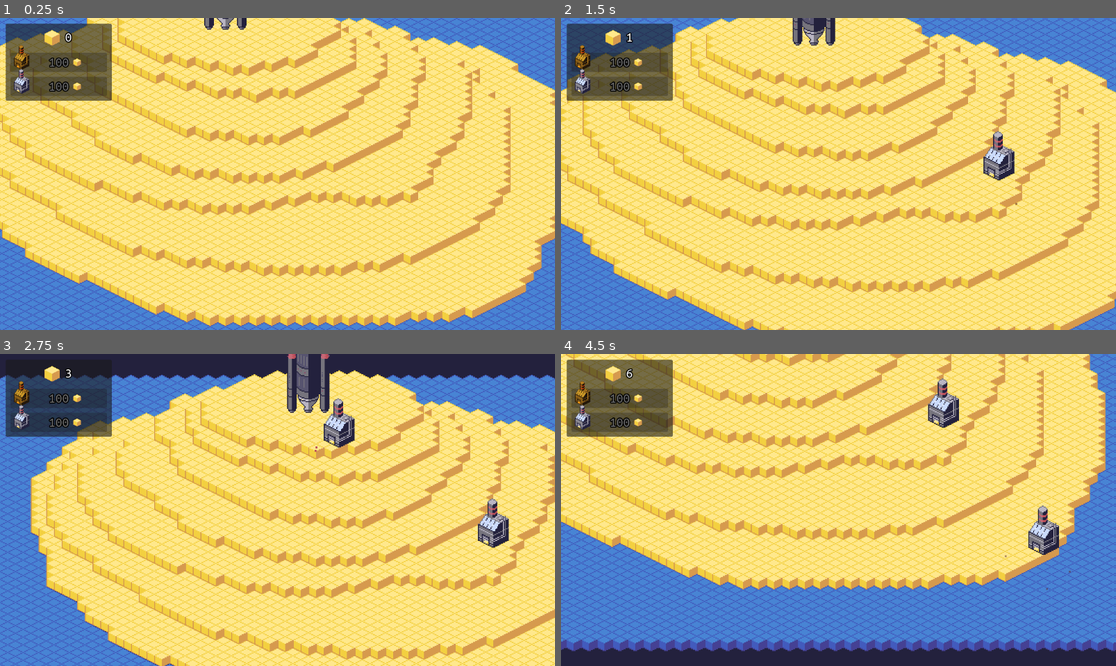
Above: before the commit, frames 1-4 (two rows, left to right).
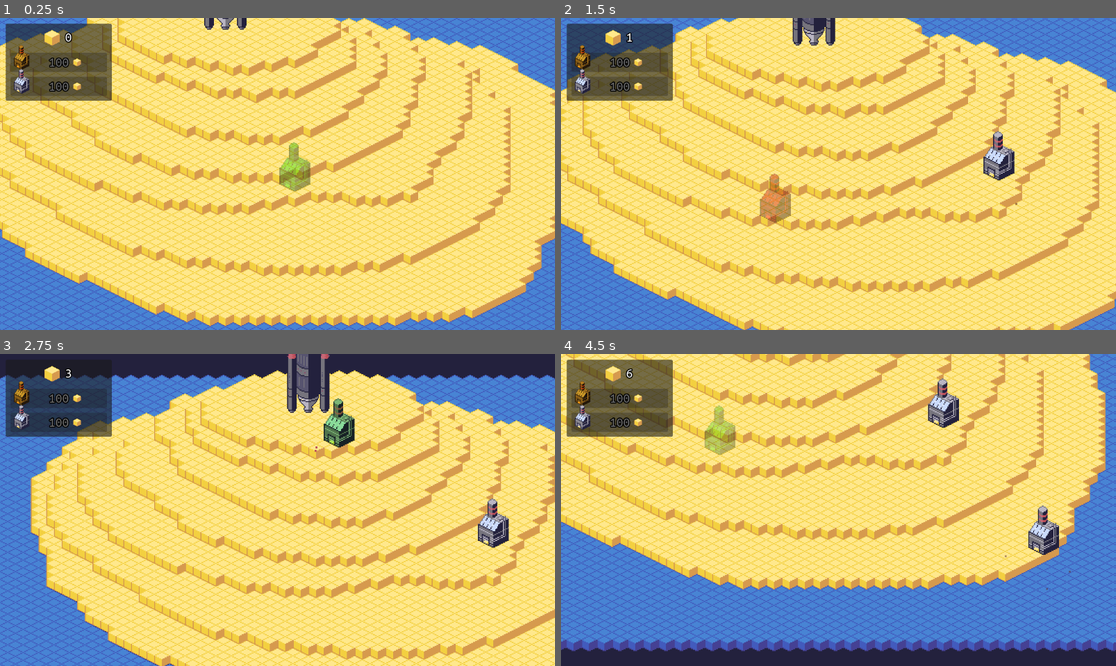
Above: after the commit, the same moments.

Repository: paul-maxime/rocket-of-sand
Game: Godot game, scene res://scenes/MainScene.tscn
Two runs of this game, one before a commit and one after it. Both use one fixed random seed, a clock stepped at 60 frames per second and the inputs below.
Inputs (mouse positions are in pixels of both pictures, inside the frame that each line leads up to):
- Up to frame 1 (0.25 s): no input
- Up to frame 2 (1.5 s): move the mouse to (960, 158) at 0.52 s; click (960, 158) at 0.67 s; drag from (727, 189) to (810, 236) at 1.27 s
- Up to frame 3 (2.75 s): move the mouse to (333, 441) at 2.02 s; click (333, 441) at 2.17 s
- Up to frame 4 (4.5 s): drag from (810, 572) to (672, 463) at 2.77 s; move the mouse to (1005, 556) at 3.52 s; click (1005, 556) at 3.67 s; drag from (672, 463) to (755, 432) at 4.27 s

The runs differ from the first frame. In frame 1, 0.6% of the frame differs, in the area x 50-56%, y 39-56%; in frame 2, 0.6%; in frame 3, 0.4%; in frame 4, 0.6%.

Commit message:
Add build preview

Diff:
--- /dev/null
+++ b/materials/BuildPreview.tres
@@ -0,0 +1,9 @@
+[gd_resource type="ShaderMaterial" load_steps=2 format=3 uid="uid://cibcewx1u1kvy"]
+
+[ext_resource type="Shader" uid="uid://7owftqndnnsp" path="res://shaders/BuildPreview.tres" id="1_fk8w3"]
+
+[resource]
+shader = ExtResource("1_fk8w3")
+shader_parameter/IsValid = true
+shader_parameter/Valid = Color(0.164706, 1, 0, 0.654902)
+shader_parameter/Invalid = Color(1, 0, 0, 0.627451)
--- a/materials/water.tres
+++ b/materials/Water.tres
@@ -1,6 +1,6 @@
 [gd_resource type="ShaderMaterial" load_steps=2 format=3 uid="uid://ckhhgojge2pjb"]
 
-[ext_resource type="Shader" uid="uid://dhfq56v0cy420" path="res://shaders/water.tres" id="1_h4b1n"]
+[ext_resource type="Shader" uid="uid://dhfq56v0cy420" path="res://shaders/Water.tres" id="1_h4b1n"]
 
 [resource]
 shader = ExtResource("1_h4b1n")
--- a/scenes/Building.tscn
+++ b/scenes/Building.tscn
@@ -1,7 +1,16 @@
-[gd_scene load_steps=2 format=3 uid="uid://83yyfufbq317"]
+[gd_scene load_steps=4 format=3 uid="uid://83yyfufbq317"]
 
 [ext_resource type="Script" path="res://scripts/Building.gd" id="1_t37nm"]
+[ext_resource type="Texture2D" uid="uid://b7ns77m4ueyg8" path="res://resources/factory.png" id="2_av3cq"]
+[ext_resource type="Material" uid="uid://cibcewx1u1kvy" path="res://materials/BuildPreview.tres" id="2_ldx1c"]
 
 [node name="Building" type="Node2D"]
 y_sort_enabled = true
 script = ExtResource("1_t37nm")
+
+[node name="BuildPreview" type="Sprite2D" parent="."]
+visible = false
+z_index = 1000
+material = ExtResource("2_ldx1c")
+position = Vector2(8, -24)
+texture = ExtResource("2_av3cq")
--- a/scenes/Island.tscn
+++ b/scenes/Island.tscn
@@ -1,6 +1,6 @@
 [gd_scene load_steps=6 format=3 uid="uid://twwxhanjo1e0"]
 
-[ext_resource type="Material" uid="uid://ckhhgojge2pjb" path="res://materials/water.tres" id="1_8qors"]
+[ext_resource type="Material" uid="uid://ckhhgojge2pjb" path="res://materials/Water.tres" id="1_1nyjh"]
 [ext_resource type="Texture2D" uid="uid://bxeq6n0odpdc6" path="res://resources/Tileset.png" id="2_ro0ue"]
 [ext_resource type="Script" path="res://scripts/Water.gd" id="3_skh8d"]
 
@@ -12,17 +12,17 @@
 0:0/0/terrain = 0
 1:0/0 = 0
 1:0/0/texture_origin = Vector2i(0, 4)
-1:0/0/material = ExtResource("1_8qors")
+1:0/0/material = ExtResource("1_1nyjh")
 1:0/0/terrain_set = 0
 1:0/0/terrain = 1
 2:0/0 = 0
 2:0/0/texture_origin = Vector2i(0, 4)
-2:0/0/material = ExtResource("1_8qors")
+2:0/0/material = ExtResource("1_1nyjh")
 2:0/0/terrain_set = 0
 2:0/0/terrain = 1
 3:0/0 = 0
 3:0/0/texture_origin = Vector2i(0, 4)
-3:0/0/material = ExtResource("1_8qors")
+3:0/0/material = ExtResource("1_1nyjh")
 3:0/0/terrain_set = 0
 3:0/0/terrain = 1
 0:1/0 = 0
@@ -33,6 +33,7 @@
 4:3/0 = 0
 4:3/0/texture_origin = Vector2i(-8, 0)
 4:0/size_in_atlas = Vector2i(2, 3)
+4:0/next_alternative_id = 2
 4:0/0 = 0
 4:0/0/texture_origin = Vector2i(8, 32)
 
--- a/scripts/BuildingManager.gd
+++ b/scripts/BuildingManager.gd
@@ -3,8 +3,18 @@
 @onready var tile_map: TileMap = $'../../Island'
 @export var building_prefab: PackedScene
 
+var preview
+
 func _ready():
-	$'../EventManager'.block_clicked.connect(place_building)
+	var event_manager = $'../EventManager'
+	event_manager.block_clicked.connect(place_building)
+	preview = building_prefab.instantiate()
+	preview.coordinates = []
+	preview.layer = 0
+	preview.island = tile_map
+	preview.get_child(0).visible = true
+	add_child(preview)
+	event_manager.block_hovered.connect(move_preview)
 
 func check_free_space(layer, coordinate):
 	var cell = tile_map.get_cell_tile_data(layer, coordinate)
@@ -17,27 +27,39 @@
 					return false
 	return true
 
+func get_valid_coordinates(block_type, layer, coordinate, wall_click):
+	if (wall_click || block_type != 0):
+		return []
+	for ground_coord in [coordinate, coordinate + Vector2i(1, 0), coordinate + Vector2i(abs(coordinate.y % 2), 1), coordinate + Vector2i(abs(coordinate.y % 2), -1)]:
+		var ground_cell = tile_map.get_cell_tile_data(layer, ground_coord)
+		if (ground_cell == null || ground_cell.terrain != 0):
+			return []
+	var building_coordinates = [coordinate + Vector2i(0, -2), coordinate + Vector2i(1, -2), coordinate + Vector2i(abs(coordinate.y % 2), -1), coordinate + Vector2i(abs(coordinate.y % 2), -3)]
+	for b_coord in building_coordinates:
+		if (!check_free_space(layer + 1, b_coord)):
+			return []
+	return building_coordinates
+
 func place_building(block_type, layer, coordinate, screen_coordinate, wall_click):
-	if (!wall_click && block_type == 0):
-		for ground_coord in [coordinate, coordinate + Vector2i(1, 0), coordinate + Vector2i(abs(coordinate.y % 2), 1), coordinate + Vector2i(abs(coordinate.y % 2), -1)]:
-			var ground_cell = tile_map.get_cell_tile_data(layer, ground_coord)
-			if (ground_cell == null || ground_cell.terrain != 0):
-				print('Still No.')
-				return
-		var building_coordinates = [coordinate + Vector2i(0, -2), coordinate + Vector2i(1, -2), coordinate + Vector2i(abs(coordinate.y % 2), -1), coordinate + Vector2i(abs(coordinate.y % 2), -3)]
-		for b_coord in building_coordinates:
-			if (!check_free_space(layer + 1, b_coord)):
-				print('Don\'t insist.')
-				return
-		var new_building: Building = building_prefab.instantiate()
-		new_building.coordinates = building_coordinates
-		new_building.layer = layer + 1
-		new_building.island = tile_map
-		new_building.z_index = tile_map.get_layer_z_index(layer + 1)
-		new_building.position = tile_map.map_to_local(building_coordinates[0])
-		add_child(new_building)
-		tile_map.set_cell(layer + 1, building_coordinates[0], 1, Vector2i(4, 3))
-		# Spawn top part. Don't ask questions.
-		tile_map.set_cell(tile_map.get_layers_count() - 1, building_coordinates[1], 1, Vector2i(4, 0))
+	var building_coordinates = get_valid_coordinates(block_type, layer, coordinate, wall_click)
+	if (building_coordinates == []):
+		return
+	var new_building: Building = building_prefab.instantiate()
+	new_building.coordinates = building_coordinates
+	new_building.layer = layer + 1
+	new_building.island = tile_map
+	new_building.z_index = tile_map.get_layer_z_index(layer + 1)
+	new_building.position = tile_map.map_to_local(building_coordinates[0])
+	add_child(new_building)
+	tile_map.set_cell(layer + 1, building_coordinates[0], 1, Vector2i(4, 3))
+	# Spawn top part. Don't ask questions.
+	tile_map.set_cell(tile_map.get_layers_count() - 1, building_coordinates[1], 1, Vector2i(4, 0))
+
+func move_preview(block_type, layer, coordinate, screen_coordinate, on_wall):
+	var building_coordinates = get_valid_coordinates(block_type, layer, coordinate, on_wall)
+	if (building_coordinates != []):
+		preview.get_child(0).material.set_shader_parameter('IsValid', true)
+		preview.position = tile_map.map_to_local(building_coordinates[0])
 	else:
-		print('No.')
+		preview.get_child(0).material.set_shader_parameter('IsValid', false)
+		preview.position = (get_global_mouse_position() if on_wall else tile_map.map_to_local(coordinate + Vector2i(0, -2)))
--- /dev/null
+++ b/shaders/BuildPreview.tres
@@ -0,0 +1,164 @@
+[gd_resource type="VisualShader" load_steps=14 format=3 uid="uid://7owftqndnnsp"]
+
+[sub_resource type="VisualShaderNodeFloatFunc" id="VisualShaderNodeFloatFunc_f6d42"]
+function = 0
+
+[sub_resource type="VisualShaderNodeFloatOp" id="VisualShaderNodeFloatOp_kmr5m"]
+operator = 2
+
+[sub_resource type="VisualShaderNodeFloatParameter" id="VisualShaderNodeFloatParameter_8tbjq"]
+parameter_name = "Speed"
+default_value_enabled = true
+default_value = 5.0
+
+[sub_resource type="VisualShaderNodeRemap" id="VisualShaderNodeRemap_yvynb"]
+default_input_values = [1, -1.0, 2, 1.0, 3, 0.4, 4, 0.6]
+
+[sub_resource type="VisualShaderNodeFloatOp" id="VisualShaderNodeFloatOp_pc2g7"]
+operator = 2
+
+[sub_resource type="VisualShaderNodeColorParameter" id="VisualShaderNodeColorParameter_6dcvg"]
+parameter_name = "Valid"
+
+[sub_resource type="VisualShaderNodeColorParameter" id="VisualShaderNodeColorParameter_ykljw"]
+parameter_name = "Invalid"
+
+[sub_resource type="VisualShaderNodeBooleanParameter" id="VisualShaderNodeBooleanParameter_xgtx3"]
+parameter_name = "IsValid"
+default_value_enabled = true
+default_value = true
+
+[sub_resource type="VisualShaderNodeInput" id="VisualShaderNodeInput_gac6t"]
+input_name = "color"
+
+[sub_resource type="VisualShaderNodeSwitch" id="VisualShaderNodeSwitch_4bldw"]
+default_input_values = [0, false, 1, Quaternion(1, 1, 1, 1), 2, Quaternion(0, 0, 0, 0)]
+op_type = 5
+
+[sub_resource type="VisualShaderNodeVectorOp" id="VisualShaderNodeVectorOp_mmk03"]
+default_input_values = [0, Quaternion(0, 0, 0, 0), 1, Quaternion(0, 0, 0, 0)]
+op_type = 2
+operator = 2
+
+[sub_resource type="VisualShaderNodeVectorDecompose" id="VisualShaderNodeVectorDecompose_kwhew"]
+default_input_values = [0, Quaternion(0, 0, 0, 0)]
+op_type = 2
+
+[sub_resource type="VisualShaderNodeInput" id="VisualShaderNodeInput_4f5b1"]
+input_name = "time"
+
+[resource]
+code = "shader_type canvas_item;
+render_mode blend_mix;
+
+uniform bool IsValid = true;
+uniform vec4 Valid : source_color;
+uniform vec4 Invalid : source_color;
+uniform float Speed = 5;
+
+
+
+void fragment() {
+// Input:5
+	vec4 n_out5p0 = COLOR;
+
+
+// BooleanParameter:4
+	bool n_out4p0 = IsValid;
+
+
+// ColorParameter:2
+	vec4 n_out2p0 = Valid;
+
+
+// ColorParameter:3
+	vec4 n_out3p0 = Invalid;
+
+
+	vec4 n_out6p0;
+// Switch:6
+	n_out6p0 = mix(n_out3p0, n_out2p0, float(n_out4p0));
+
+
+// VectorOp:7
+	vec4 n_out7p0 = n_out5p0 * n_out6p0;
+
+
+// VectorDecompose:8
+	float n_out8p0 = n_out7p0.x;
+	float n_out8p1 = n_out7p0.y;
+	float n_out8p2 = n_out7p0.z;
+	float n_out8p3 = n_out7p0.w;
+
+
+// Input:9
+	float n_out9p0 = TIME;
+
+
+// FloatParameter:12
+	float n_out12p0 = Speed;
+
+
+// FloatOp:11
+	float n_out11p0 = n_out9p0 * n_out12p0;
+
+
+// FloatFunc:10
+	float n_out10p0 = sin(n_out11p0);
+
+
+	float n_out13p0;
+// Remap:13
+	float n_in13p1 = -1.00000;
+	float n_in13p2 = 1.00000;
+	float n_in13p3 = 0.40000;
+	float n_in13p4 = 0.60000;
+	{
+		float __input_range = n_in13p2 - n_in13p1;
+		float __output_range = n_in13p4 - n_in13p3;
+		n_out13p0 = n_in13p3 + __output_range * ((n_out10p0 - n_in13p1) / __input_range);
+	}
+
+
+// FloatOp:14
+	float n_out14p0 = n_out8p3 * n_out13p0;
+
+
+// Output:0
+	COLOR.rgb = vec3(n_out7p0.xyz);
+	COLOR.a = n_out14p0;
+
+
+}
+"
+graph_offset = Vector2(-478.544, 276.694)
+mode = 1
+flags/light_only = false
+nodes/fragment/0/position = Vector2(780, 180)
+nodes/fragment/2/node = SubResource("VisualShaderNodeColorParameter_6dcvg")
+nodes/fragment/2/position = Vector2(-580, 160)
+nodes/fragment/3/node = SubResource("VisualShaderNodeColorParameter_ykljw")
+nodes/fragment/3/position = Vector2(-580, 320)
+nodes/fragment/4/node = SubResource("VisualShaderNodeBooleanParameter_xgtx3")
+nodes/fragment/4/position = Vector2(-580, -20)
+nodes/fragment/5/node = SubResource("VisualShaderNodeInput_gac6t")
+nodes/fragment/5/position = Vector2(-260, 20)
+nodes/fragment/6/node = SubResource("VisualShaderNodeSwitch_4bldw")
+nodes/fragment/6/position = Vector2(-260, 140)
+nodes/fragment/7/node = SubResource("VisualShaderNodeVectorOp_mmk03")
+nodes/fragment/7/position = Vector2(100, 80)
+nodes/fragment/8/node = SubResource("VisualShaderNodeVectorDecompose_kwhew")
+nodes/fragment/8/position = Vector2(280, 240)
+nodes/fragment/9/node = SubResource("VisualShaderNodeInput_4f5b1")
+nodes/fragment/9/position = Vector2(-580, 560)
+nodes/fragment/10/node = SubResource("VisualShaderNodeFloatFunc_f6d42")
+nodes/fragment/10/position = Vector2(-40, 580)
+nodes/fragment/11/node = SubResource("VisualShaderNodeFloatOp_kmr5m")
+nodes/fragment/11/position = Vector2(-220, 560)
+nodes/fragment/12/node = SubResource("VisualShaderNodeFloatParameter_8tbjq")
+nodes/fragment/12/position = Vector2(-560, 660)
+nodes/fragment/13/node = SubResource("VisualShaderNodeRemap_yvynb")
+nodes/fragment/13/position = Vector2(300, 460)
+nodes/fragment/14/node = SubResource("VisualShaderNodeFloatOp_pc2g7")
+nodes/fragment/14/position = Vector2(500, 380)
+nodes/fragment/connections = PackedInt32Array(2, 0, 6, 1, 3, 0, 6, 2, 4, 0, 6, 0, 6, 0, 7, 1, 5, 0, 7, 0, 7, 0, 0, 0, 7, 0, 8, 0, 9, 0, 11, 0, 12, 0, 11, 1, 11, 0, 10, 0, 10, 0, 13, 0, 8, 3, 14, 0, 13, 0, 14, 1, 14, 0, 0, 1)
Renamed: shaders/water.tres -> shaders/Water.tres
